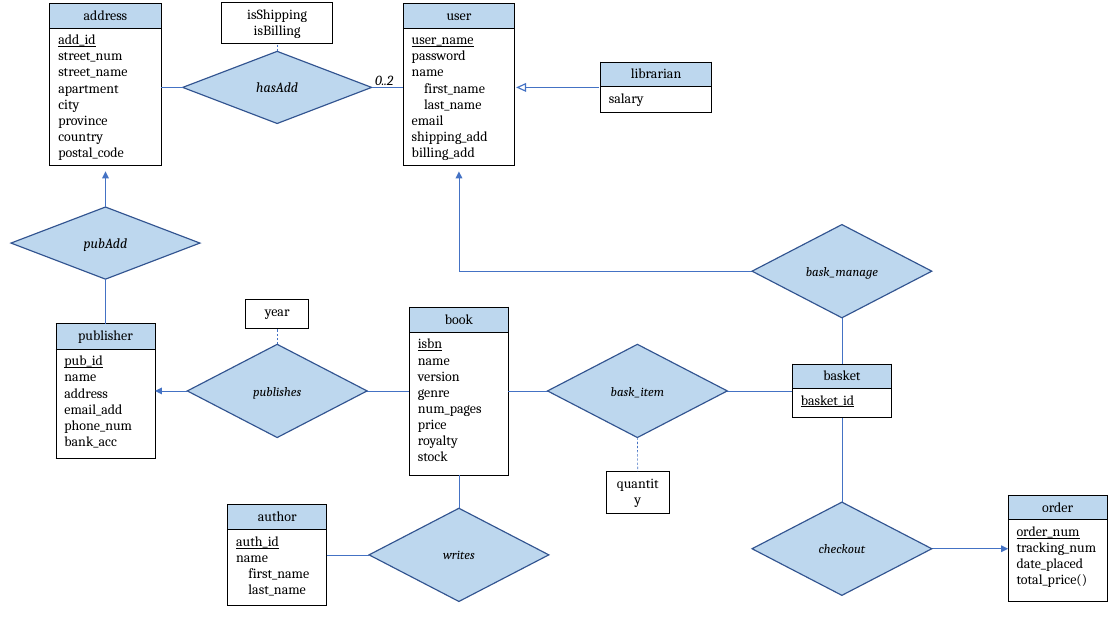
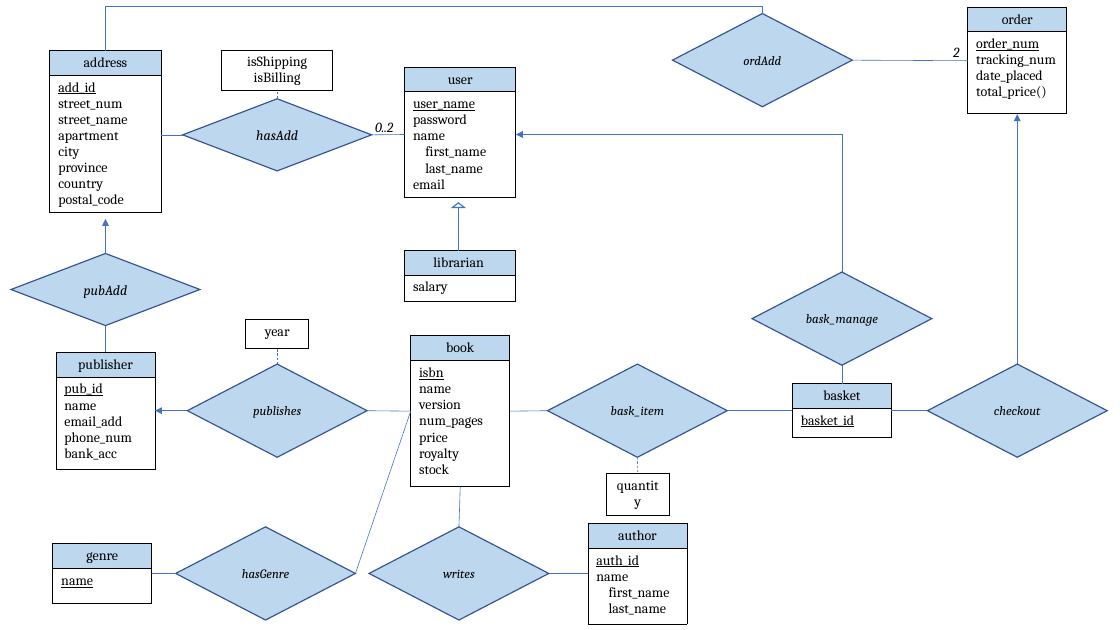
Before and after one commit to john-breton/COMP3005, a slide deck: slide 1 of documentation/ER Diagram/ER Diagram - Project - COMP3005.pptx. Drawn at 1120x630 pixels with LibreOffice and Linux fonts; fonts in the diff are those of the drawing. Boxes give left, top, right and bottom in pixels: in the first picture for what was removed or moved away, otherwise in the second. Text is boxed around its words. In the diff, an @@ line names an element or a change of style, - is before the commit and + after.

Commit message:
updated attributes and related files
removed redundant attributes (ie addresses, genre, etc)
added genre, hasGenre, ordAdd
updated .DDL, ER Diagram (.pdf, .pptx, .PNG), relation schemas

```diff
--- a/documentation/ER Diagram/ER Diagram - Project - COMP3005.pptx
+++ b/documentation/ER Diagram/ER Diagram - Project - COMP3005.pptx
@@ elbow line added from (763, 13) to (106, 51), #4472C4 0.5 pt @@
@@ diamond added at [673, 13, 853, 107], fill #BDD7EE, outline #325491 1 pt, 11 pt, text #000000, italic @@
+ordAdd
@@ table: place and size @@
-table at [1008, 496, 1107, 602]
+table at [968, 8, 1067, 114]
@@ text added at [953, 47, 959, 61], 12 pt, text #000000, italic @@
+2
@@ table at [405, 67, 516, 202] @@
-row 2, column 1: user_name / password / name / first_name / last_name / email / shipping_add / billing_add
+row 2, column 1: user_name / password / name / first_name / last_name / email
@@ table: place and size @@
-table at [403, 3, 514, 171]
+table at [405, 67, 516, 202]
@@ line added from (853, 60) to (968, 60), #4472C4 0.5 pt @@
@@ 2 lines, 1 table, 1 text, 1 diamond: place and size @@
-2 lines, 1 table, 1 text, 1 diamond at [11, 3, 403, 279]
+2 lines, 1 table, 1 text, 1 diamond at [11, 50, 405, 326]
@@ arrow moved from (932, 549) - (1008, 549) to (1017, 364) - (1017, 114) @@
@@ elbow arrow moved from (752, 271) - (459, 171) to (842, 272) - (516, 134) @@
@@ triangle at [453, 203, 465, 208]: rotation 270 to 0 degrees @@
@@ line moved from (525, 87) - (599, 87) to (459, 208) - (459, 250) @@
@@ 2 diamonds, 1 table, 1 line, 1 arrow: place and size @@
-2 diamonds, 1 table, 1 line, 1 arrow at [50, 3, 932, 318]
+2 diamonds, 1 table, 1 line, 1 arrow at [50, 51, 932, 365]
@@ table: place and size @@
-table at [601, 62, 712, 113]
+table at [405, 250, 516, 302]
@@ line moved from (106, 279) - (106, 323) to (106, 326) - (106, 352) @@
@@ table at [56, 352, 155, 470] @@
-row 2, column 1: pub_id / name / address / email_add / phone_num / bank_acc
+row 2, column 1: pub_id / name / email_add / phone_num / bank_acc
@@ table: place and size @@
-table at [56, 323, 155, 458]
+table at [56, 352, 155, 470]
@@ table at [411, 336, 510, 487] @@
-row 2, column 1: isbn / name / version / genre / num_pages / price / royalty / stock
+row 2, column 1: isbn / name / version / num_pages / price / royalty / stock
@@ table: place and size @@
-table at [409, 307, 508, 475]
+table at [411, 336, 510, 487]
@@ line moved from (842, 318) - (842, 364) to (842, 365) - (842, 384) @@
@@ diamond "checkout": place and size @@
-diamond "checkout" at [752, 502, 932, 596]
+diamond "checkout" at [928, 364, 1107, 457]
@@ line added from (411, 412) to (355, 574), #4472C4 0.5 pt @@
@@ 4 lines, 3 diamonds, 2 tables, 1 arrow: place and size @@
-4 lines, 3 diamonds, 2 tables, 1 arrow at [155, 300, 891, 602]
+4 lines, 3 diamonds, 2 tables, 1 arrow at [155, 319, 891, 620]
@@ line moved from (842, 502) - (842, 418) to (928, 411) - (891, 411) @@
@@ line moved from (638, 438) - (638, 471) to (638, 457) - (638, 473) @@
@@ line moved from (459, 475) - (459, 508) to (460, 487) - (459, 527) @@
@@ diamond added at [176, 527, 355, 620], fill #BDD7EE, outline #325491 1 pt, 11 pt, text #000000, italic @@
+hasGenre
@@ table: place and size @@
-table at [228, 505, 327, 606]
+table at [588, 523, 687, 624]
@@ table added at [53, 544, 152, 603], 2 rows, 1 columns @@
+genre
+name
@@ line added from (176, 574) to (152, 574), #4472C4 0.5 pt @@
@@ line moved from (327, 555) - (369, 555) to (588, 574) - (549, 574) @@
```
Also in this commit, not shown: 3 other files.
